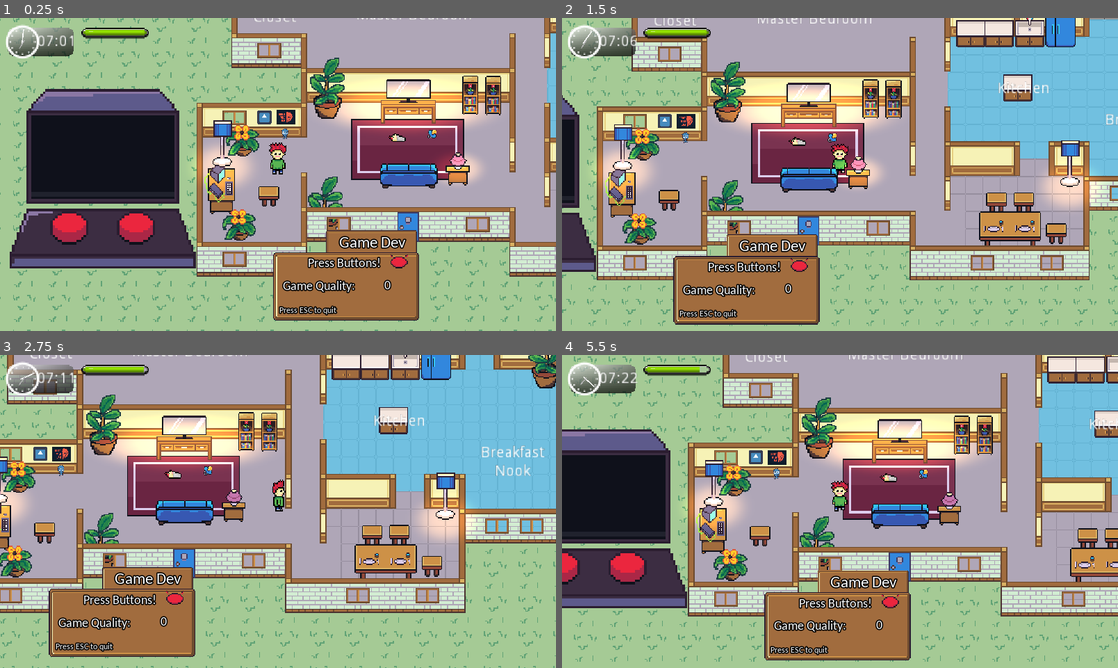
Above: before the commit, frames 1-4 (two rows, left to right).
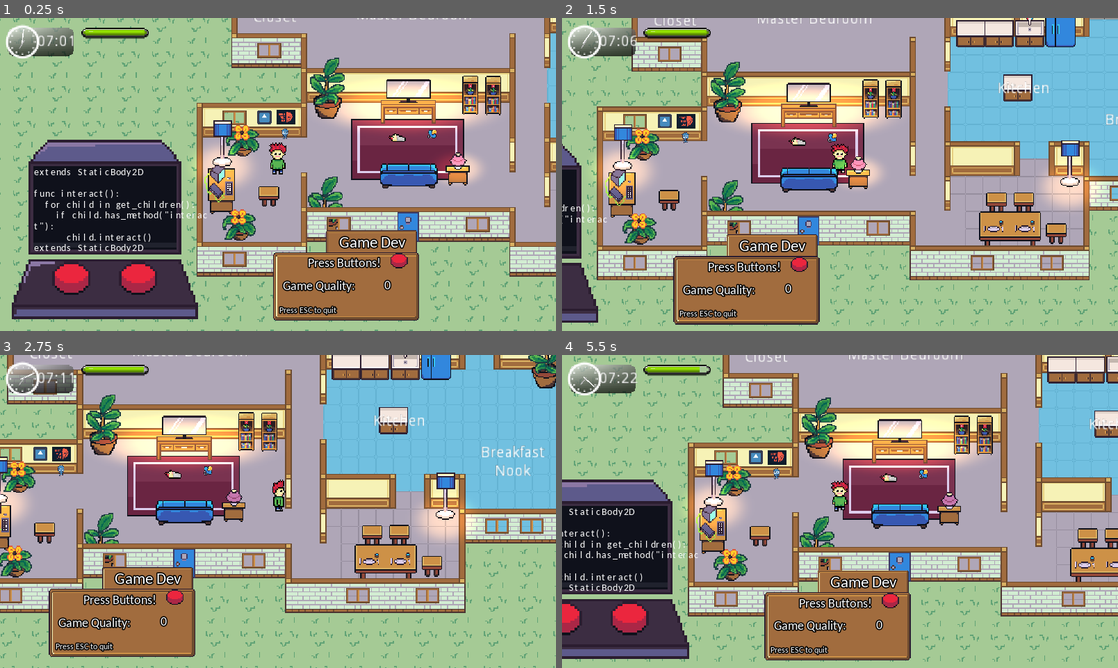
Above: after the commit, the same moments.

Repository: kevinms/godot-wild-jam-24
Game: Godot game, scene res://HouseV2.tscn
Two runs of this game, one before a commit and one after it. Both use one fixed random seed, a clock stepped at 60 frames per second and the inputs below. The engine's default icon, where the game draws it, is replaced by a stand-in: a white triangle on a blue panel in a dark square.
Inputs:
- Up to frame 1 (0.25 s): no input
- Up to frame 2 (1.5 s): tap Enter (ui_accept) at 0.5, 0.77 s; hold Right (ui_right) 0.53-1.28 s; hold Down (ui_down) from 1.28 s (still down)
- Up to frame 3 (2.75 s): tap Enter (ui_accept) at 1.52 s; release Down (ui_down) at 2.03 s; hold Right (ui_right) from 2.03 s (still down)
- Up to frame 4 (5.5 s): release Right (ui_right) at 2.78 s; hold Up (ui_up) 2.78-3.53 s; tap Enter (ui_accept) at 3.02, 3.77, 4.52, 5 s; hold Left (ui_left) 3.53-5.03 s; hold Down (ui_down) from 5.03 s (still down)

The runs differ from the first frame. In frame 1, 18% of the frame differs, in the area x 1-74%, y 22-97%; in frame 2, 2.6%; in frame 3, less than 0.1%; in frame 4, 13%.

Commit message:
Computer mini game is almost there!!!

Diff:
--- a/Furniture/ComputerDesk.tscn
+++ b/Furniture/ComputerDesk.tscn
@@ -101,7 +101,6 @@
 position = Vector2( 59.6902, 14.6998 )
 z_index = 60
 frames = SubResource( 4 )
-frame = 1
 playing = true
 
 [node name="Minigame" type="Node2D" parent="."]
@@ -199,10 +198,11 @@
 [node name="AnimatedSprite" type="AnimatedSprite" parent="Minigame"]
 position = Vector2( 163.164, 8.90556 )
 frames = SubResource( 12 )
+frame = 1
 playing = true
 
 [node name="ComputerScreen" parent="Minigame" instance=ExtResource( 8 )]
-position = Vector2( -109.721, -60.6129 )
+position = Vector2( -107.756, -14.0308 )
 
 [node name="AnimationPlayer" type="AnimationPlayer" parent="."]
 anims/Expand = SubResource( 7 )
--- a/Furniture/Fridge.gd
+++ /dev/null
@@ -1,16 +0,0 @@
-extends StaticBody2D
-
-
-# Declare member variables here. Examples:
-# var a = 2
-# var b = "text"
-
-
-# Called when the node enters the scene tree for the first time.
-func _ready():
-	pass # Replace with function body.
-
-
-# Called every frame. 'delta' is the elapsed time since the previous frame.
-#func _process(delta):
-#	pass
--- a/Furniture/Fridge.tscn
+++ b/Furniture/Fridge.tscn
@@ -1,7 +1,6 @@
-[gd_scene load_steps=5 format=2]
+[gd_scene load_steps=4 format=2]
 
 [ext_resource path="res://Furniture/Assets/frig.png" type="Texture" id=1]
-[ext_resource path="res://Furniture/Fridge.gd" type="Script" id=2]
 
 [sub_resource type="CapsuleShape2D" id=1]
 radius = 4.50567
@@ -11,7 +10,6 @@
 radius = 4.05446
 
 [node name="Fridge" type="StaticBody2D"]
-script = ExtResource( 2 )
 
 [node name="Sprite" type="Sprite" parent="."]
 position = Vector2( 0.630672, -31.3234 )
--- a/Interactions/ComputerScreen.gd
+++ b/Interactions/ComputerScreen.gd
@@ -11,18 +11,19 @@
 
 var current_char = 0
 var current_line = 0
-var next_line = 0
+var next_hidden_line = 0
 
 func _ready():
 	var source = load_text_file("res://source-code.txt")
 
 	# Replace tabs with spaces
-	source = source.replace("\t", "..")
+	source = source.replace("\t", "  ")
 	# Split on new lines
 	var raw_lines = source.split("\n", true)
 	# Split lines based on line length
 	var short_lines = []
 	for line in raw_lines:
+		line = line.strip_edges(false, true)
 		while line.length() > max_line_length:
 			short_lines.append(line.left(max_line_length))
 			line = line.right(max_line_length).strip_edges(true, false)
@@ -31,13 +32,17 @@
 	# Loop over all lines
 	for line in short_lines:
 		var all_chars = []
+		var non_space = 0
 		for c in line:
 			# Create char object
 			var obj = computer_char_scene.instance()
 			obj.text = c
 
 			# Determine if char is typeable (exclude leading/trailing whitespace)
-			obj.typeable = true
+			if c != ' ':
+				non_space += 1
+			if non_space > 0:
+				obj.typeable = true
 
 			all_chars.append(obj)
 		source_lines.append(all_chars)
@@ -52,7 +57,7 @@
 		i += 1
 
 	current_line = 0
-	next_line = i
+	next_hidden_line = i
 	set_cursor()
 
 func key_press(letter):
@@ -80,10 +85,20 @@
 				return
 			current_char += 1
 
+		# Delete the current line and shift up
+		del_line(line)
+
+		# Update the current line to the next one
 		current_char = 0
 		current_line += 1
-		del_line(line)
-		line = source_lines[current_line]
+		if current_line < source_lines.size():
+			line = source_lines[current_line]
+
+		# Add the new line at the bottom
+		if next_hidden_line < source_lines.size():
+			var temp_line = source_lines[next_hidden_line]
+			add_line(temp_line, next_hidden_line * char_height)
+			next_hidden_line += 1
 
 	#TODO: Reset everything if we reach this far.
 
--- a/Player.gd
+++ b/Player.gd
@@ -1,9 +1,5 @@
 extends KinematicBody2D
 
-
-# Declare member variables here. Examples:
-# var a = 2
-# var b = "text"
 const ACCEL = 2000
 const MAX_SPEED = 200
 const MIN_SPEED = 50
@@ -24,9 +20,6 @@
 onready var objectInFront = null
 
 var velocity = Vector2.ZERO
-# Called when the node enters the scene tree for the first time.
-func _ready():
-	pass # Replace with function body.
 
 func takeAction(object):
 	print("name: ", object.get_name())
@@ -69,9 +62,6 @@
 		velocity = velocity.move_toward(Vector2.ZERO, FRICTION*delta)
 
 	move_and_slide(velocity)
-# Called every frame. 'delta' is the elapsed time since the previous frame.
-#func _process(delta):
-#	pass
 
 
 func _on_ActionArea_area_shape_entered(area_id, area, area_shape, self_shape):
--- a/UI/GUI.gd
+++ b/UI/GUI.gd
@@ -1,9 +1,4 @@
 extends Control
-
-
-# Declare member variables here. Examples:
-# var a = 2
-# var b = "text"
 
 var day = 0
 var hour = 0
@@ -22,7 +17,6 @@
 onready var dayLabel = $CanvasLayer/CenterContainer/DayLabel
 onready var remainingLabel = $CanvasLayer/CenterContainer/RemainingLabel
 
-# Called when the node enters the scene tree for the first time.
 func _ready():
 	hour = 7
 	minute = 0
Binary file changed: Furniture/Assets/computer-cursor.png
Not shown, added: source-code.txt
Not shown, changed: Furniture/Assets/computer-cursor.xcf
